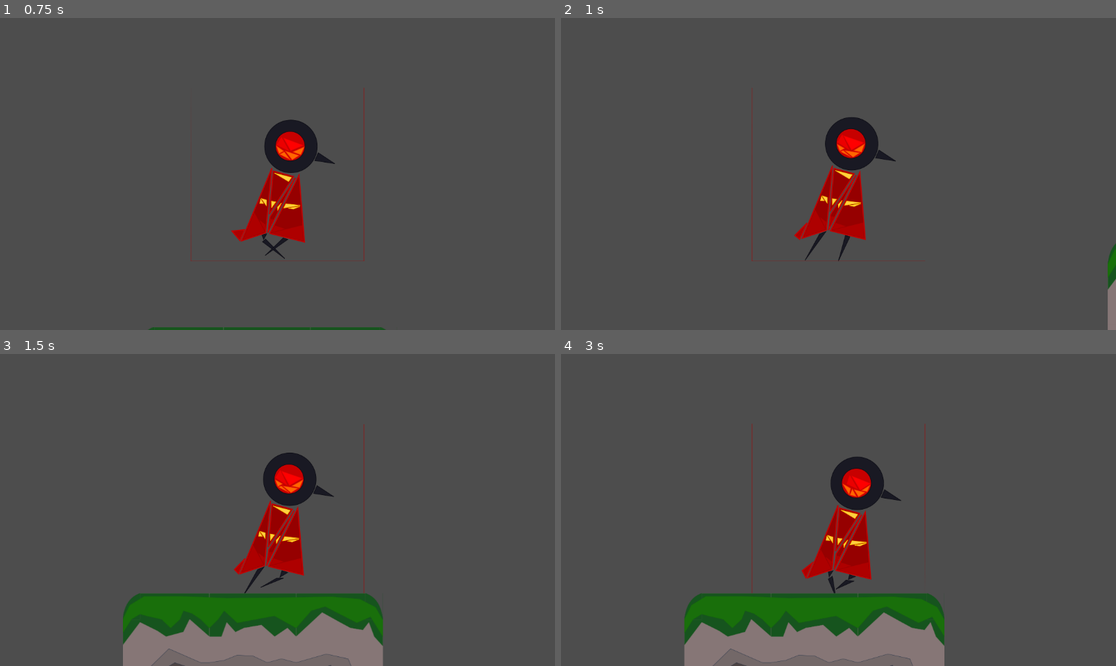
Above: before the commit, frames 1-4 (two rows, left to right).
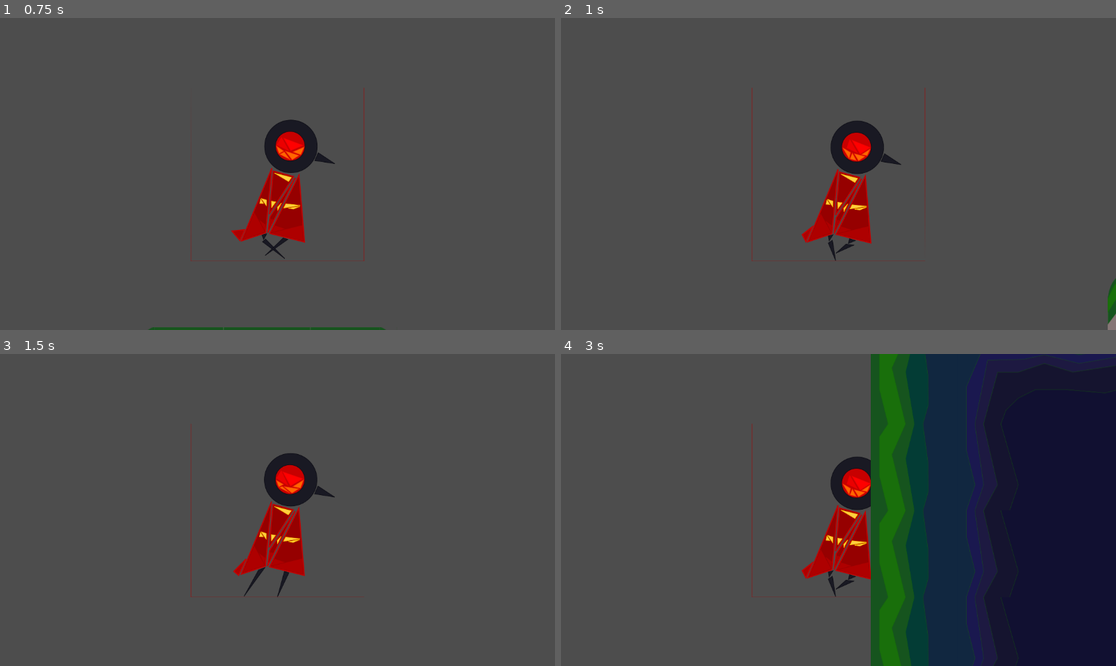
Above: after the commit, the same moments.

Repository: cursedeclise/Phantoms-II
Game: Godot game, scene res://Levels/testingground.tscn
The game is run twice, just before and just after one commit, with the same random seed, the same clock (stepped at 60 frames per second) and the same inputs. The project has no main scene, so this scene is started directly.
Inputs:
- Up to frame 1 (0.75 s): tap Enter at 0.5 s; hold D (walkright) from 0.53 s (still down); tap Space (jump) at 0.6 s
- Up to frame 2 (1 s): keep holding D (walkright); tap Space (jump) at 0.77 s
- Up to frame 3 (1.5 s): keep holding D (walkright); tap Space (jump) at 1.07, 1.35 s
- Up to frame 4 (3 s): tap Space (jump) at 1.52, 1.82, 2.1, 2.85 s; release D (walkright) at 2.03 s; hold A (walkleft) 2.03-2.78 s; hold D (walkright) from 2.78 s (still down)

Frame 1 is identical in both runs. In frame 2, 2.6% of the frame differs, in the area x 42-100%, y 22-99%; in frame 3, 12%; in frame 4, 51%, in the area x 22-100%, y 0-100%.

Commit message:
added double jump, fixed that bug

Diff:
--- a/global-objects/birdley.gd
+++ b/global-objects/birdley.gd
@@ -5,8 +5,9 @@
 const TOPSPEED=2000
 const ACC=2500
 var speed=0
-var health=100
+var health=120
 var iframes=false
+var airjumps=2
 
 
 func _physics_process(delta):
@@ -15,14 +16,15 @@
 
 	if is_on_floor(): #no gravity on floor
 		velocity.y=0
+		airjumps=2
 	else: #gravity if no floor
 		velocity.y+=GRAVITY*delta
 
 	if abs(velocity.x)<TOPSPEED and not is_on_wall():
 		speed+=ACC
-	#elif abs(velocity.x) and is_on_wall():
-		#speed+=0.5*ACC
-	if abs(velocity.x)>TOPSPEED:
+	elif abs(velocity.x)<TOPSPEED and is_on_wall():
+		speed+=0.5*ACC
+	if abs(velocity.x)>=TOPSPEED:
 		speed-=(0.2*ACC)
 
 	if Input.is_action_pressed("walkright"):
@@ -43,6 +45,11 @@
 	if Input.is_action_just_pressed("jump") and is_on_floor():
 		animated_sprite.play("wait")
 		velocity.y=JUMPVELOCITY
+
+	elif Input.is_action_just_pressed("jump") and airjumps>0:
+		animated_sprite.play("wait")
+		velocity.y=JUMPVELOCITY
+		airjumps-=1
 	elif Input.is_action_just_pressed("jump") and is_on_wall():
 		animated_sprite.play("wait")
 		velocity.y=JUMPVELOCITY
--- a/global-objects/birdley.tscn
+++ b/global-objects/birdley.tscn
@@ -1,9 +1,8 @@
-[gd_scene load_steps=16 format=3 uid="uid://dj35ut3k6jn6s"]
+[gd_scene load_steps=15 format=3 uid="uid://dj35ut3k6jn6s"]
 
 [ext_resource type="Script" uid="uid://dh1ijxtj5genf" path="res://global-objects/birdley.gd" id="1_l8bwd"]
 [ext_resource type="Texture2D" uid="uid://2encpkj6anfy" path="res://Art/birdlry-running.svg" id="1_s7lge"]
 [ext_resource type="Texture2D" uid="uid://b60ugmi3xh0wm" path="res://Art/birdlry-test.svg" id="2_l8bwd"]
-[ext_resource type="Script" uid="uid://kxaf8ihoel6k" path="res://global-objects/area_2d.gd" id="4_eok3g"]
 
 [sub_resource type="CapsuleShape2D" id="CapsuleShape2D_jgvrk"]
 radius = 67.0
@@ -105,7 +104,6 @@
 [node name="Area2D" type="Area2D" parent="."]
 collision_layer = 0
 collision_mask = 2
-script = ExtResource("4_eok3g")
 
 [node name="Damagehitbox" type="CollisionShape2D" parent="Area2D"]
 position = Vector2(0, 12)
